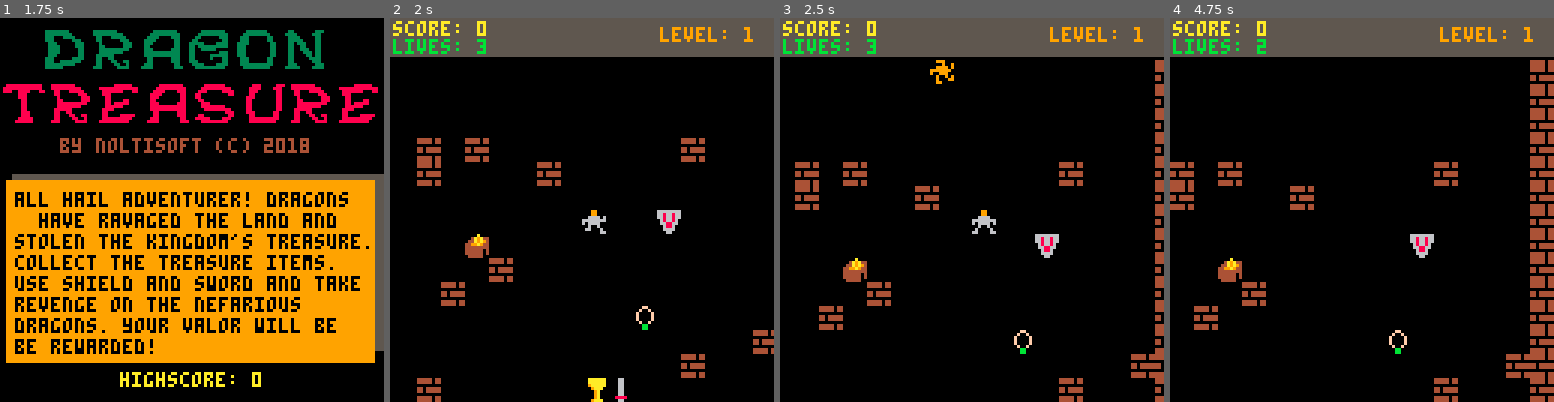
Above: before the commit, frames 1-4 (left to right).
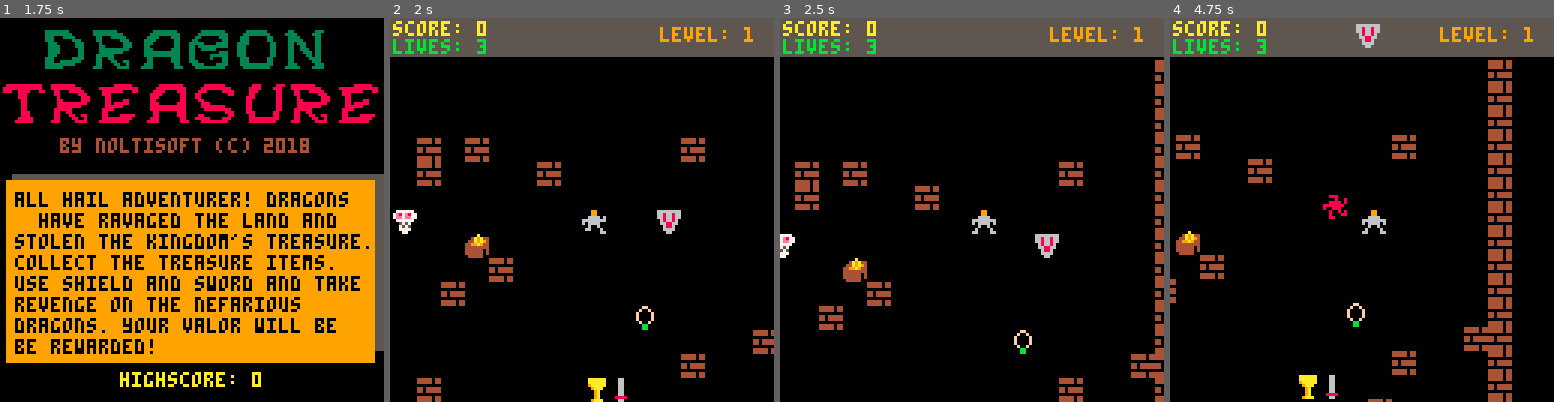
Above: after the commit, the same moments.

Repository: HNE74/pico8
Game: PICO-8 cartridge dtreasure/dtreasure.p8
Two runs of this game, one before a commit and one after it. Both use one fixed random seed, a clock stepped at 60 frames per second and the inputs below.
Inputs:
- Up to frame 1 (1.75 s): tap X (X key) at 0.33, 1.07 s; tap O (Z key) at 0.7, 1.7 s; hold Right from 1.6 s (still down)
- Up to frame 2 (2 s): keep holding Right; tap X (X key) at 1.85 s
- Up to frame 3 (2.5 s): release Right at 2.1 s; tap O (Z key) at 2.1 s; hold Up 2.15-2.42 s; hold Right from 2.47 s (still down)
- Up to frame 4 (4.75 s): tap O (Z key) every 0.4 s from 2.5 to 4.5 s; tap X (X key) at 2.97, 4.08 s; release Right at 3.03 s; hold Left 3.08-3.58 s; hold Down 3.63-3.97 s; hold Right 4.02-4.68 s; hold Up from 4.73 s (still down)

Frame 1 is identical in both runs. In frame 2, 0.3% of the frame differs, in the area x 0-8%, y 50-57%; in frame 3, 0.4%; in frame 4, 13%, in the area x 0-100%, y 1-100%.

Commit message:
Slightly increased initial difficulty

Diff:
--- a/dtreasure/dtreasure.p8
+++ b/dtreasure/dtreasure.p8
@@ -10,7 +10,7 @@
   init_game()
   create_world()
   create_tiles()
-  create_dragon(300,1,1)
+  create_dragon(200,1,1)
   create_treasure_tiles()
   create_sword_tile()
   create_shield_tile()
@@ -156,7 +156,7 @@
 function create_skulls()
   skulls={}
   hitskulls={}
-  for l=1,game.level-1 do
+  for l=1,game.level do
   		add(skulls, create_skull())
   end
 end
